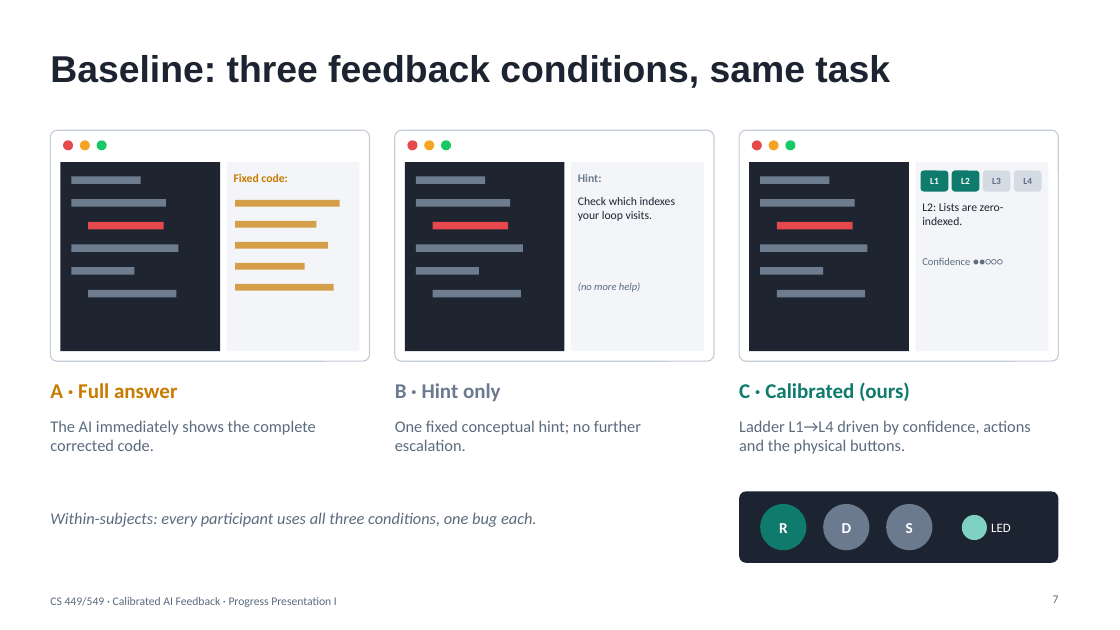
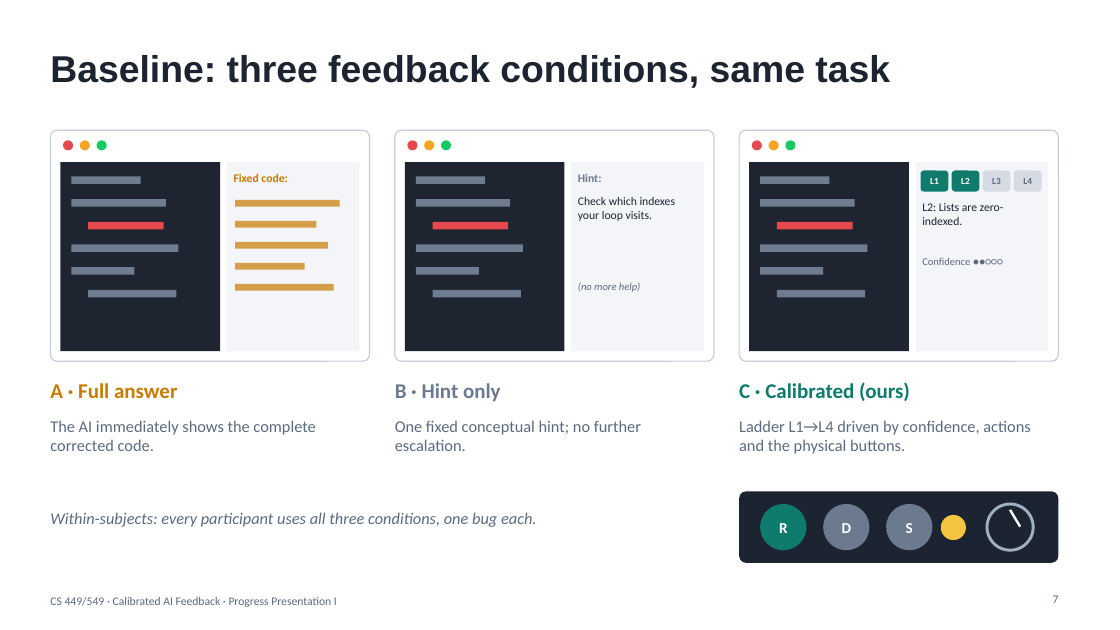
Before and after one commit to EmirC356/CS449-Project, a slide deck: slide 7 of docs/PP1_Calibrated_AI_Feedback.pptx. Drawn at 1120x630 pixels with LibreOffice and Linux fonts; fonts in the diff are those of the drawing. Boxes give left, top, right and bottom in pixels: in the first picture for what was removed or moved away, otherwise in the second. Text is boxed around its words. In the diff, an @@ line names an element or a change of style, - is before the commit and + after.

```diff
--- a/docs/PP1_Calibrated_AI_Feedback.pptx
+++ b/docs/PP1_Calibrated_AI_Feedback.pptx
@@ ellipse added at box(987, 504, 1033, 550), fill #1B2430, outline #9FB0C0 2.5 pt @@
@@ ellipse: place and size @@
-ellipse at box(962, 515, 987, 540)
+ellipse at box(941, 515, 966, 540)
@@ ellipse at box(941, 515, 966, 540): fill #7FD1C3 to #F5C542 @@
@@ text removed at box(991, 523, 1011, 532) @@
-LED
@@ line added from (1011, 510) to (1020, 527), #FFFFFF 2 pt @@
```
Also in this commit, not shown: 5 other slides changed.
